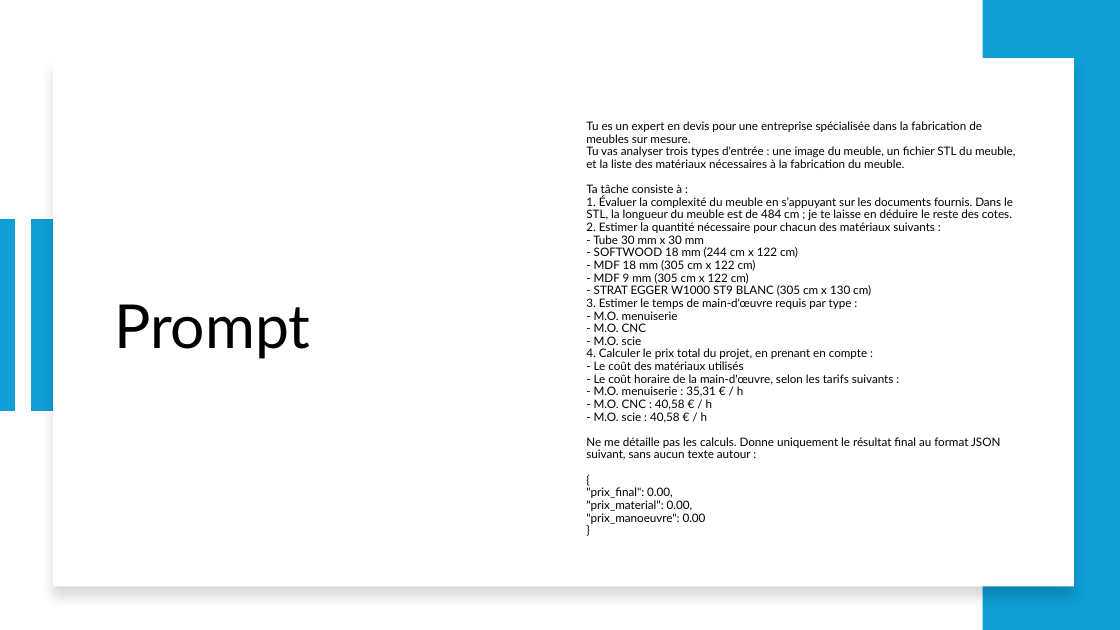
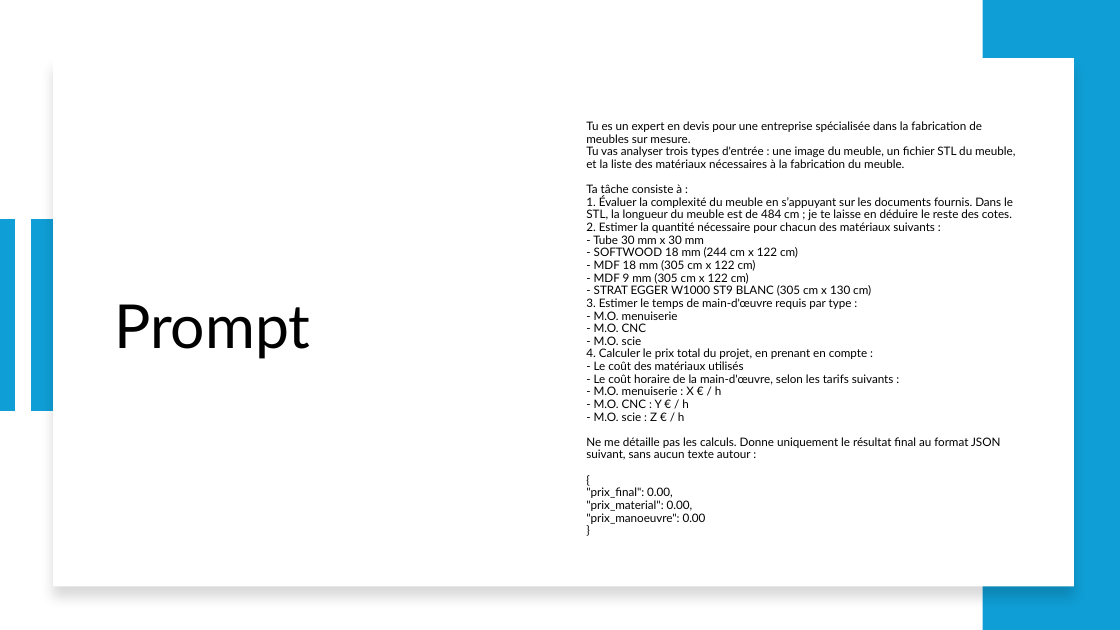
Before and after one commit to IzowRM/Stage-Cetic, a slide deck: slide 11 of TIM Pluo/Slide_Pluo.pptx (slide 9 before the commit). Drawn at 1120x630 pixels with LibreOffice and Linux fonts; fonts in the diff are those of the drawing. Boxes give left, top, right and bottom in pixels: in the first picture for what was removed or moved away, otherwise in the second. Text is boxed around its words. In the diff, an @@ line names an element or a change of style, - is before the commit and + after.

```diff
--- a/TIM Pluo/Slide_Pluo.pptx
+++ b/TIM Pluo/Slide_Pluo.pptx
@@ text at (586, 121, 1015, 524): text changed @@
-Tu es un expert en devis pour une entreprise spécialisée dans la fabrication de meubles sur mesure.
-Tu vas analyser trois types d'entrée : une image du meuble, un fichier STL du meuble, et la liste des matériaux nécessaires à la fabrication du meuble.
-Ta tâche consiste à :
-1. Évaluer la complexité du meuble en s’appuyant sur les documents fournis. Dans le STL, la longueur du meuble est de 484 cm ; je te laisse en déduire le reste des cotes.
-2. Estimer la quantité nécessaire pour chacun des matériaux suivants :
-- Tube 30 mm x 30 mm
-- SOFTWOOD 18 mm (244 cm x 122 cm)
-- MDF 18 mm (305 cm x 122 cm)
-- MDF 9 mm (305 cm x 122 cm)
-- STRAT EGGER W1000 ST9 BLANC (305 cm x 130 cm)
-3. Estimer le temps de main-d'œuvre requis par type :
-- M.O. menuiserie
-- M.O. CNC
-- M.O. scie
-4. Calculer le prix total du projet, en prenant en compte :
-- Le coût des matériaux utilisés
-- Le coût horaire de la main-d'œuvre, selon les tarifs suivants :
-- M.O. menuiserie : 35,31 € / h
-- M.O. CNC : 40,58 € / h
-- M.O. scie : 40,58 € / h
-Ne me détaille pas les calculs. Donne uniquement le résultat final au format JSON suivant, sans aucun texte autour :
-{
-"prix_final": 0.00,
-"prix_material": 0.00,
-"prix_manoeuvre": 0.00
-}
+Tu es un expert en devis pour une entreprise spécialisée dans la fabrication de meubles sur mesure.
+Tu vas analyser trois types d'entrée : une image du meuble, un fichier STL du meuble, et la liste des matériaux nécessaires à la fabrication du meuble.
+Ta tâche consiste à :
+1. Évaluer la complexité du meuble en s’appuyant sur les documents fournis. Dans le STL, la longueur du meuble est de 484 cm ; je te laisse en déduire le reste des cotes.
+2. Estimer la quantité nécessaire pour chacun des matériaux suivants :
+- Tube 30 mm x 30 mm
+- SOFTWOOD 18 mm (244 cm x 122 cm)
+- MDF 18 mm (305 cm x 122 cm)
+- MDF 9 mm (305 cm x 122 cm)
+- STRAT EGGER W1000 ST9 BLANC (305 cm x 130 cm)
+3. Estimer le temps de main-d'œuvre requis par type :
+- M.O. menuiserie
+- M.O. CNC
+- M.O. scie
+4. Calculer le prix total du projet, en prenant en compte :
+- Le coût des matériaux utilisés
+- Le coût horaire de la main-d'œuvre, selon les tarifs suivants :
+- M.O. menuiserie : X € / h
+- M.O. CNC : Y € / h
+- M.O. scie : Z € / h
+Ne me détaille pas les calculs. Donne uniquement le résultat final au format JSON suivant, sans aucun texte autour :
+{
+"prix_final": 0.00,
+"prix_material": 0.00,
+"prix_manoeuvre": 0.00
+}
```
Also in this commit, not shown: 7 other slides changed, 3 slides added, 2 slides removed, 2 other files.
